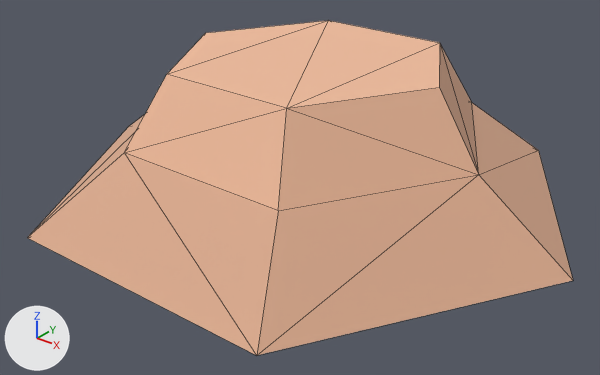
An edit to the glTF model assets/nature_kit/crops_dirtSingle.glb, drawn before and after from the same camera.
One viewpoint serves both versions: a camera (50 mm lens) standing at (0.338, -0.434, 0.218) and looking at (0.006, -0.02, -0.039). The axes (+X, +Y, +Z) are drawn at lower left. The lights are the same throughout. The older version comes first. Mesh edges are drawn as thin lines. Where no turn or scale is listed for an object, it has been applied to the vertices.

The first picture shows 'crops_dirtSingle'.
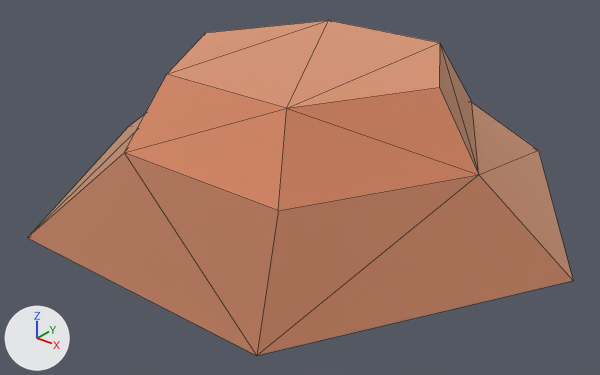
Changed parts and their boxes [x1, y1, x2, y2] in the pictures (600 x 375 px):
'crops_dirtSingle', surface changed (darker)
    both: [28, 20, 573, 355]

The change, as a diff of the scene's bpy script:
```diff
--- a/assets/nature_kit/crops_dirtSingle.glb.py
+++ b/assets/nature_kit/crops_dirtSingle.glb.py
@@ mat_dirt @@
 mat_dirt.base_color = (0.886, 0.514, 0.341)  # beige #f2be9e
-mat_dirt.metallic = 0.05
+mat_dirt.metallic = 1.0
 mat_dirt.roughness = 0.85
@@ mat_dirtdark @@
 mat_dirtdark.base_color = (0.71, 0.408, 0.271)  # beige #dbab8e
-mat_dirtdark.metallic = 0.05
-mat_dirtdark.roughness = 0.85
+mat_dirtdark.metallic = 1.0
+mat_dirtdark.roughness = 1.0
@@ ob_tmpparent @@
-ob_tmpparent = bpy.data.objects.new('tmpParent', None)
-ob_tmpparent.location = (0.0, 0.0, 0.0)
```
